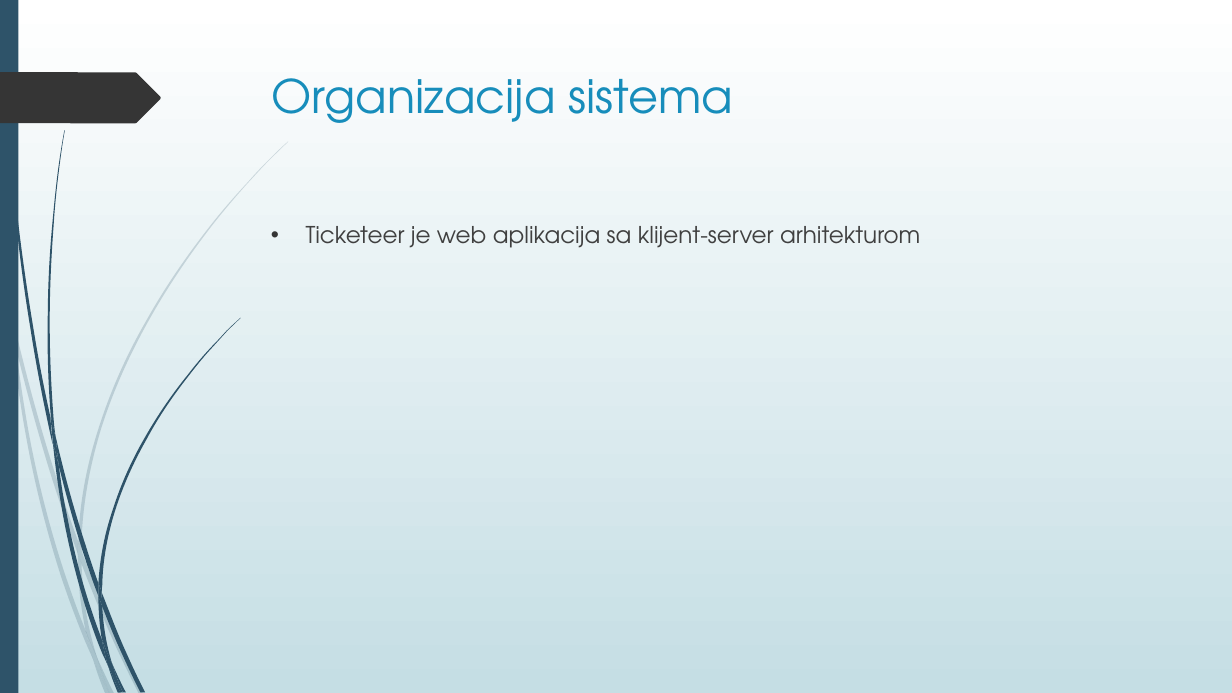
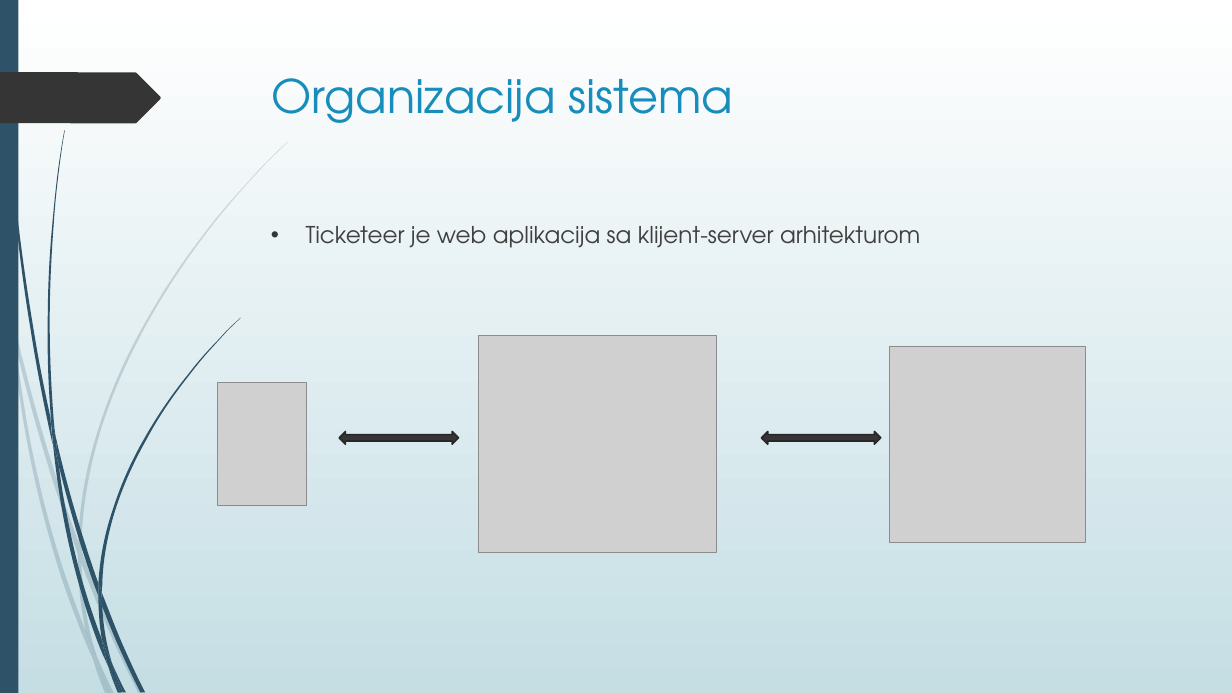
Before and after one commit to BNikola/ticketeer_old, a slide deck: slide 5 of Ticketeer.pptx. Drawn at 1232x693 pixels with LibreOffice and Linux fonts; fonts in the diff are those of the drawing; grey boxes stand for pictures. Boxes give left, top, right and bottom in pixels: in the first picture for what was removed or moved away, otherwise in the second. Text is boxed around its words. In the diff, an @@ line names an element or a change of style, - is before the commit and + after.

```diff
--- a/Ticketeer.pptx
+++ b/Ticketeer.pptx
@@ picture added at (479, 335, 717, 553) @@
@@ picture added at (889, 346, 1085, 543) @@
@@ picture added at (217, 383, 306, 506) @@
@@ left right arrow added at (339, 432, 458, 445), fill #353535, outline #272727 1.25 pt @@
@@ left right arrow added at (762, 432, 881, 445), fill #353535, outline #272727 1.25 pt @@
```
Also in this commit, not shown: 5 other slides changed, 11 slides added, 1 slide removed, 2 other files.
